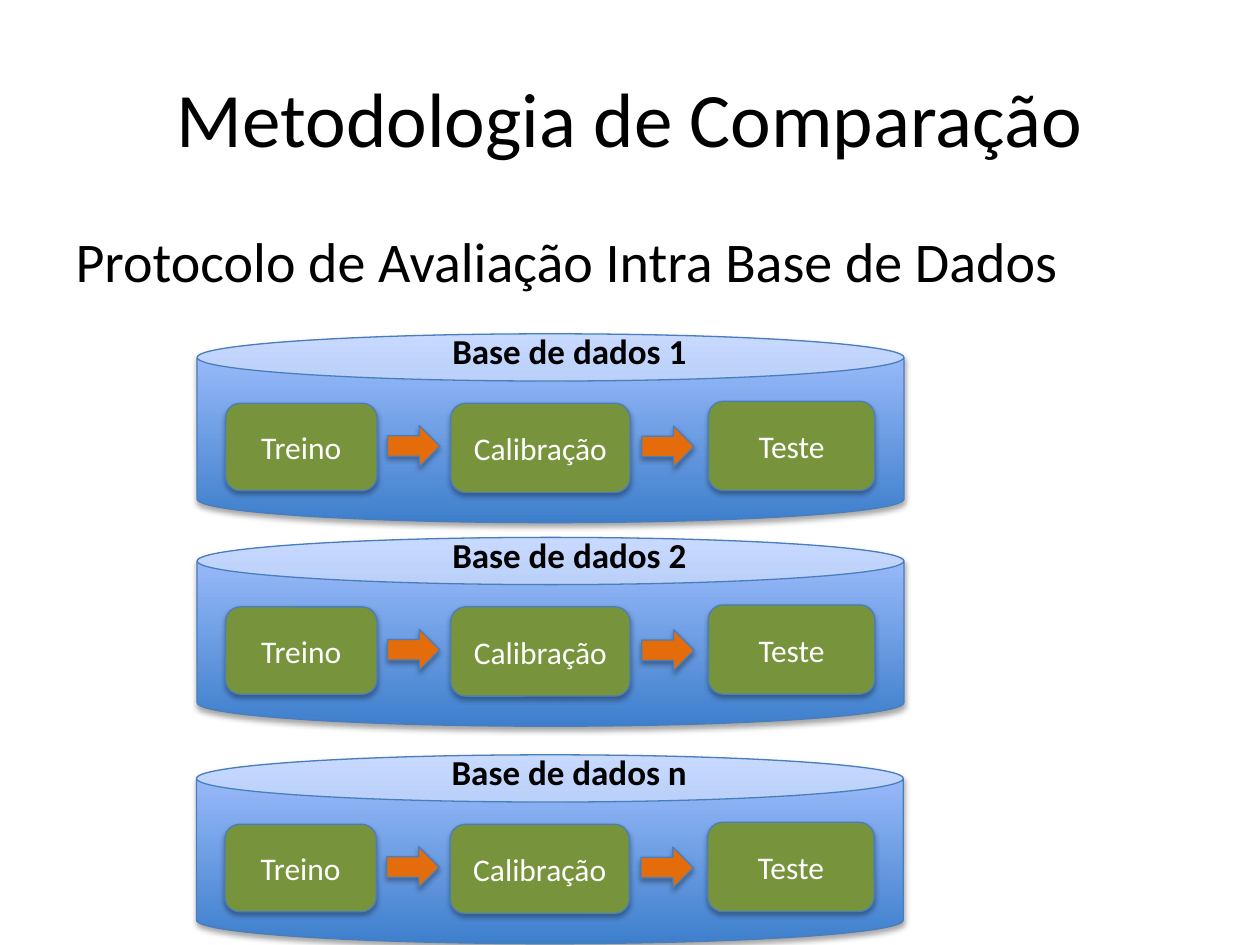
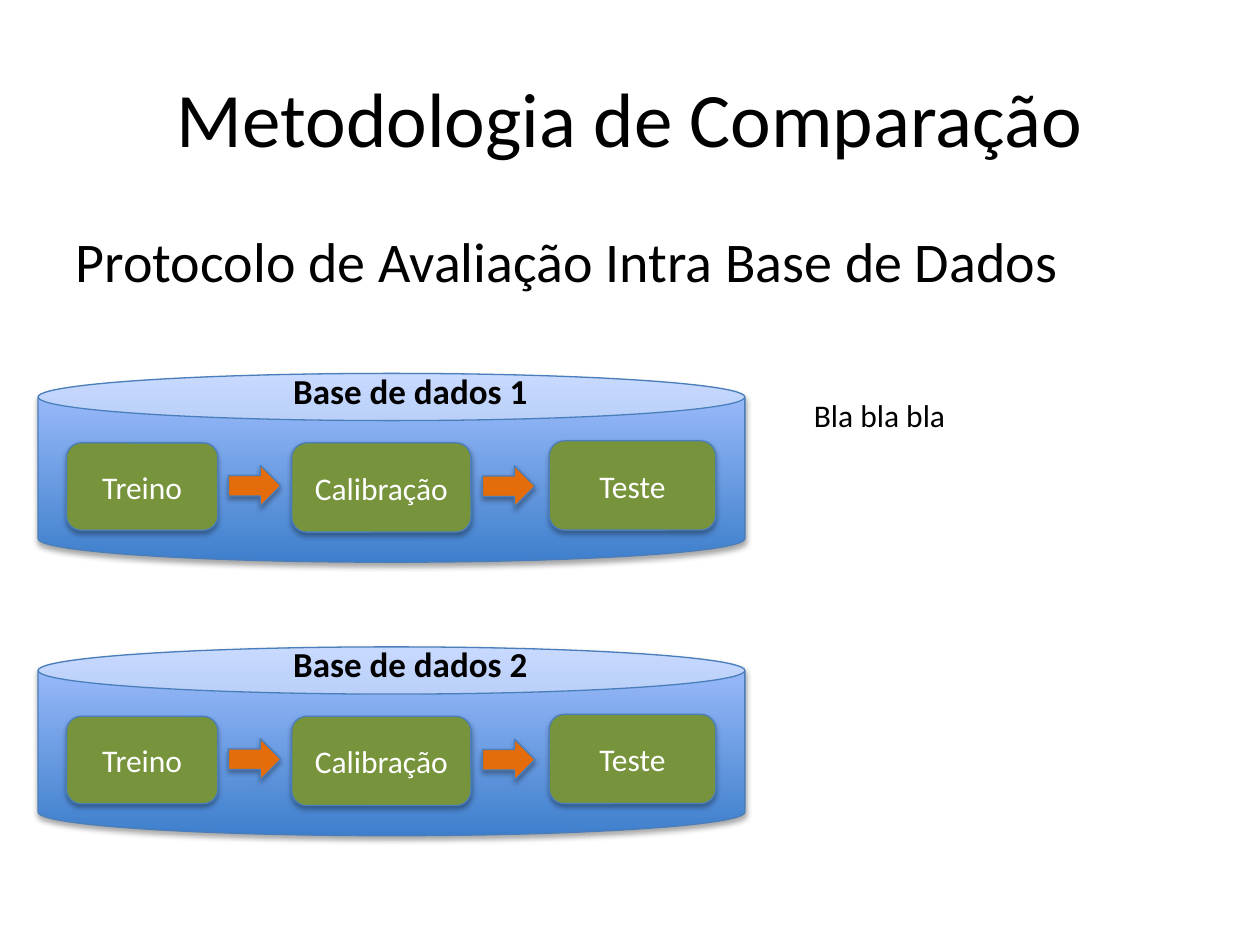
Before and after one commit to tiagofrepereira2012/masters_thesis, a slide deck: slide 29 of qualification/presentation/Presentation.pptx. Drawn at 1260x945 pixels with LibreOffice and Linux fonts; fonts in the diff are those of the drawing. Boxes give left, top, right and bottom in pixels: in the first picture for what was removed or moved away, otherwise in the second. Text is boxed around its words. In the diff, an @@ line names an element or a change of style, - is before the commit and + after.

```diff
--- a/qualification/presentation/Presentation.pptx
+++ b/qualification/presentation/Presentation.pptx
@@ text added at (x1=814, y1=405, x2=945, y2=428), 18 pt, text #000000 @@
+Bla bla bla
@@ 3 rounded rectangles, 2 right arrows, 1 text, 1 cylinder moved together from (x1=197, y1=334, x2=903, y2=523) to (x1=38, y1=373, x2=745, y2=562) @@
@@ 3 rounded rectangles, 2 right arrows, 1 text, 1 cylinder moved together from (x1=197, y1=538, x2=903, y2=727) to (x1=38, y1=646, x2=745, y2=835) @@
@@ group removed at (x1=197, y1=755, x2=903, y2=944): 3 rounded rectangles, 2 right arrows, 1 cylinder, 1 text @@
-Treino
-Calibração
-Teste
-Base de dados n
```
Also in this commit, not shown: 1 other slide changed, 2 slides added.
